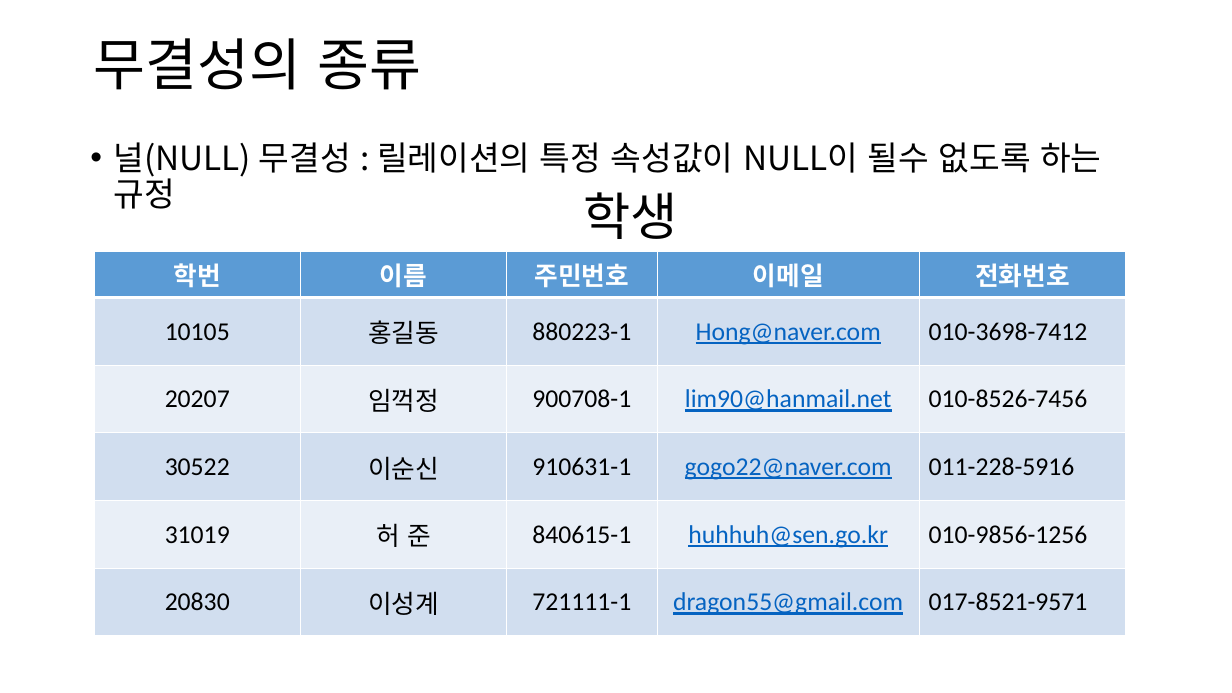
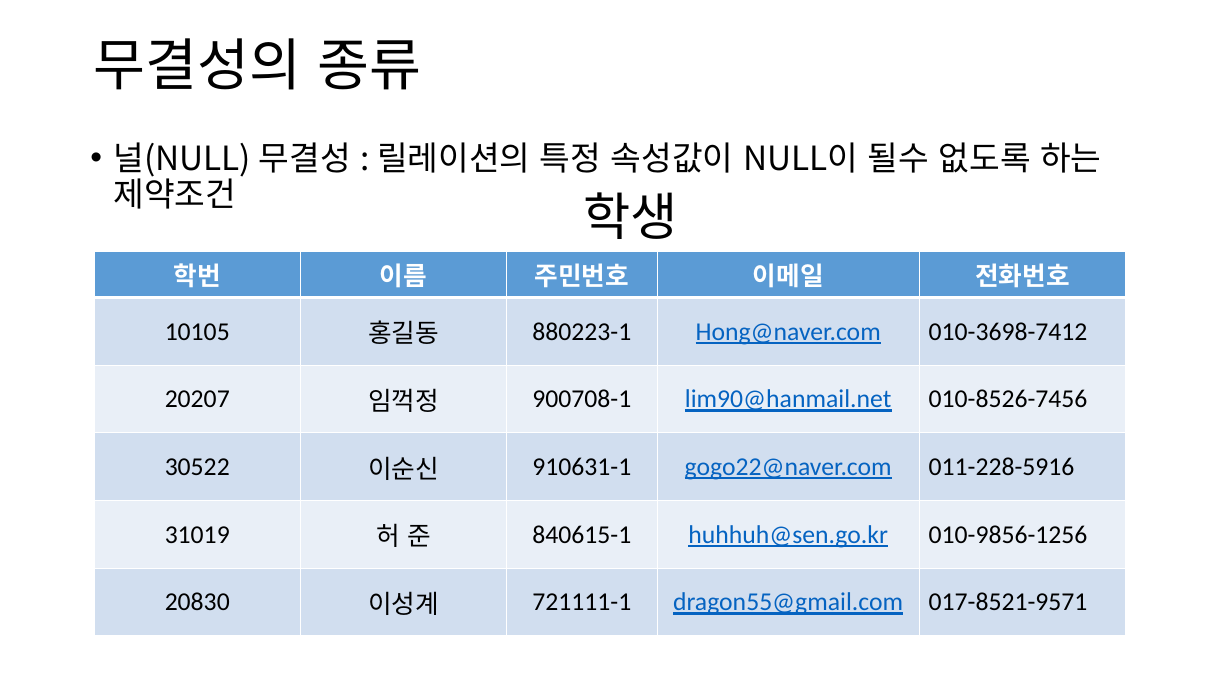
Before and after one commit to lhs501/mirim, a slide deck: slide 8 of schema.pptx. Drawn at 1232x693 pixels with LibreOffice and Linux fonts; fonts in the diff are those of the drawing. Boxes give left, top, right and bottom in pixels: in the first picture for what was removed or moved away, otherwise in the second. Text is boxed around its words. In the diff, an @@ line names an element or a change of style, - is before the commit and + after.

```diff
--- a/schema.pptx
+++ b/schema.pptx
@@ text at (113,142,1101,209): text changed @@
-• 널(NULL) 무결성 : 릴레이션의 특정 속성값이 NULL이 될수 없도록 하는 규정
+• 널(NULL) 무결성 : 릴레이션의 특정 속성값이 NULL이 될수 없도록 하는 제약조건
```
Also in this commit, not shown: 8 other slides changed, 3 other files.
